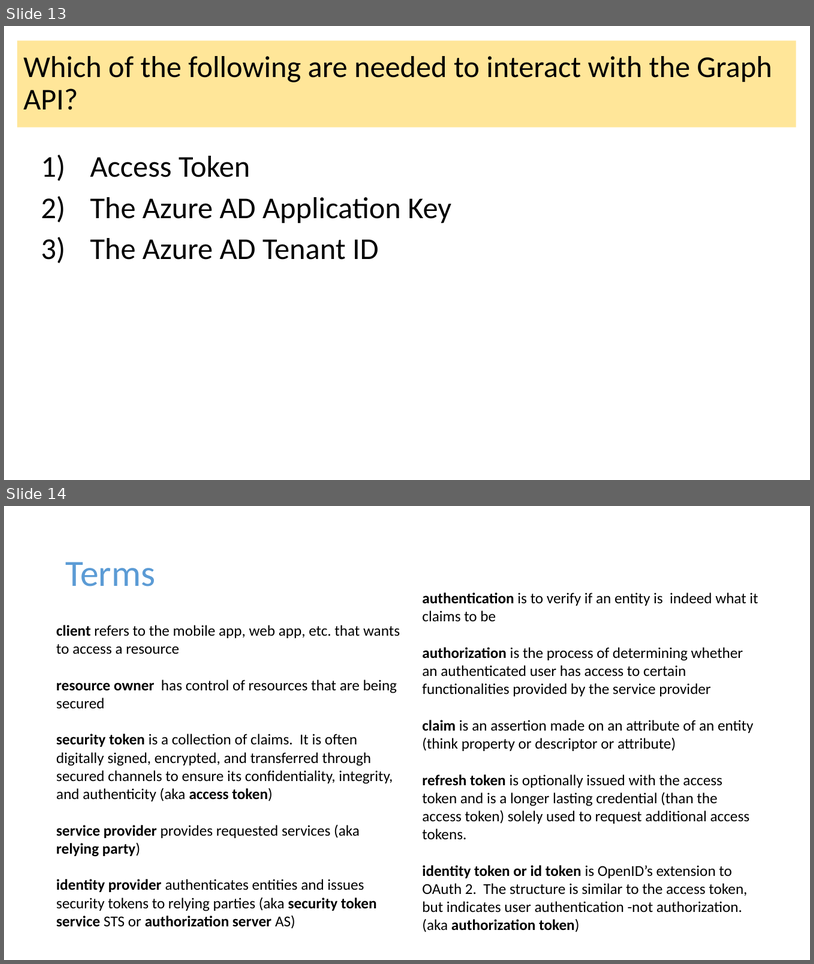
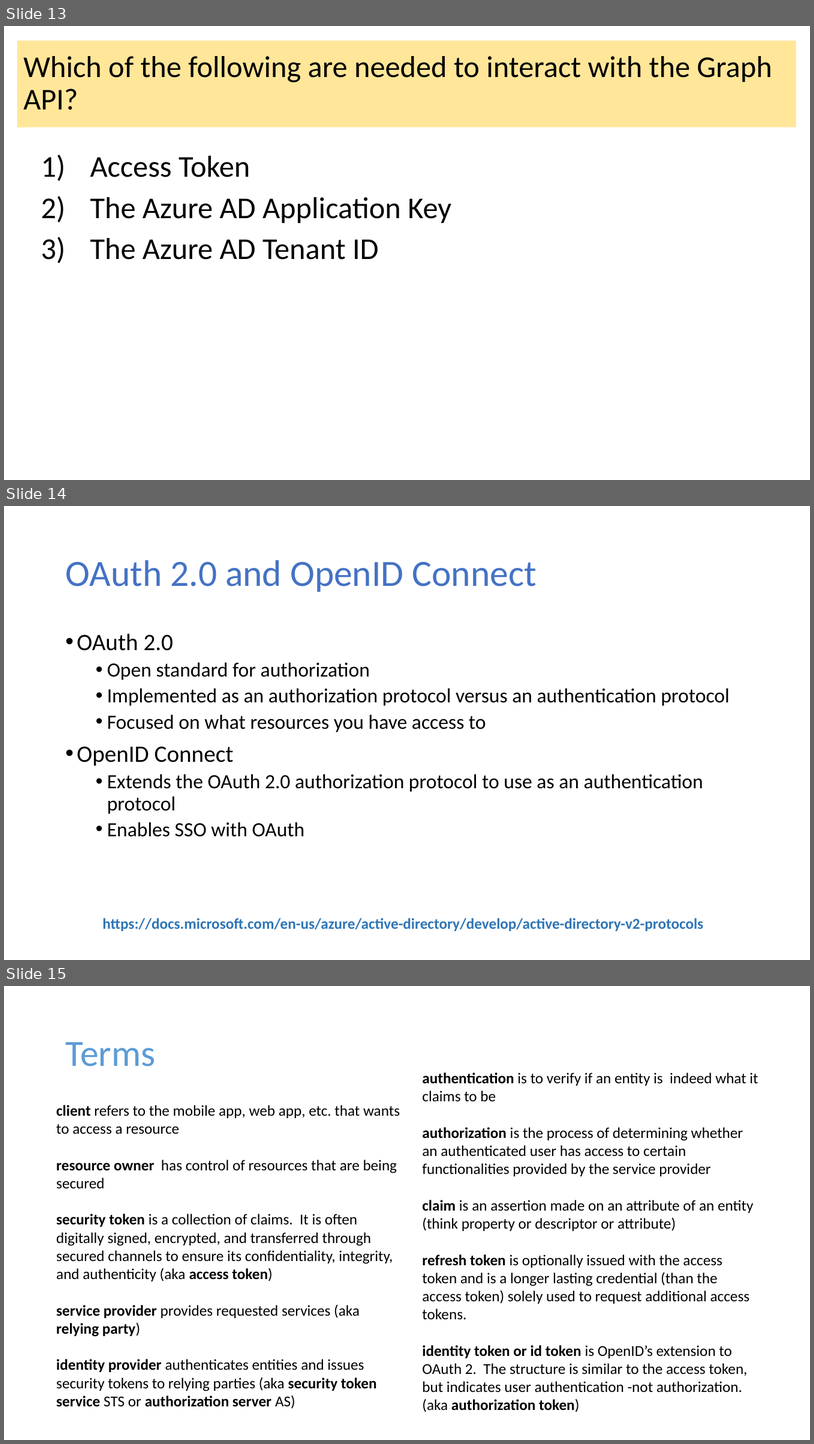
Before and after one commit to dstolts/70-534, a slide deck: Presentations/70-534-Combined-SecuritySlides.pptx. Shown one above the other, each under a label of ours: slides 13 and 14 before the commit, slides 13, 14 and 15 after it. The pictures are 814x964 and 814x1444 pixels, drawn with LibreOffice and Linux fonts; fonts in the diff are those of the drawing. Boxes give left, top, right and bottom in pixels: in the first picture for what was removed or moved away, otherwise in the second. Text is boxed around its words. In the diff, an @@ line names an element or a change of style, - is before the commit and + after.

Commit message:
Authorization Updates

```diff
--- a/Presentations/70-534-Combined-SecuritySlides.pptx
+++ b/Presentations/70-534-Combined-SecuritySlides.pptx
@@ slide 14 added at (x1=4, y1=506, x2=810, y2=960), background #FFFFFF @@
@@ title added at (x1=65, y1=560, x2=537, y2=592), 44 pt, text #4472C4 @@
+OAuth 2.0 and OpenID Connect
@@ text added at (x1=77, y1=633, x2=730, y2=837), 24 pt, text #000000 @@
+• OAuth 2.0
+  • Open standard for authorization
+  • Implemented as an authorization protocol versus an authentication protocol
+  • Focused on what resources you have access to
+• OpenID Connect
+  • Extends the OAuth 2.0 authorization protocol to use as an authentication protocol
+  • Enables SSO with OAuth
@@ text added at (x1=102, y1=918, x2=704, y2=931), 18 pt, text #2E75B6, bold @@
+https://docs.microsoft.com/en-us/azure/active-directory/develop/active-directory-v2-protocols
@@ what was slide 14 is now slide 15 @@
```
Also in this commit, not shown: 4 slides changed, 1 slide removed.
